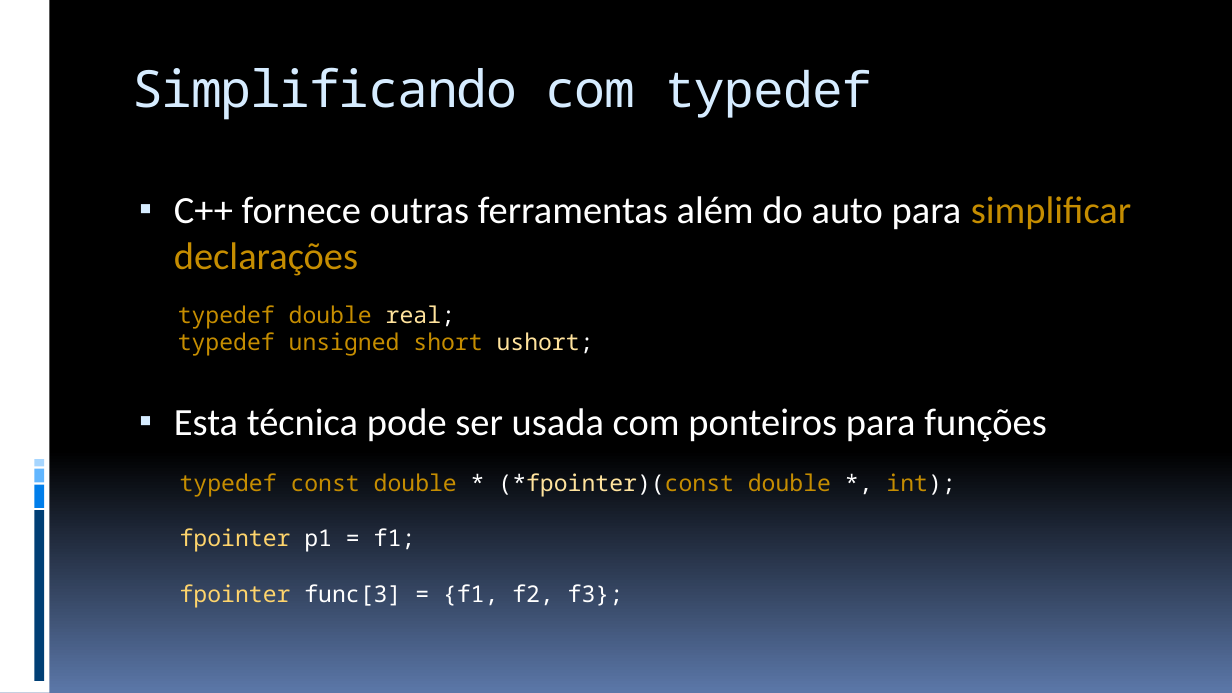
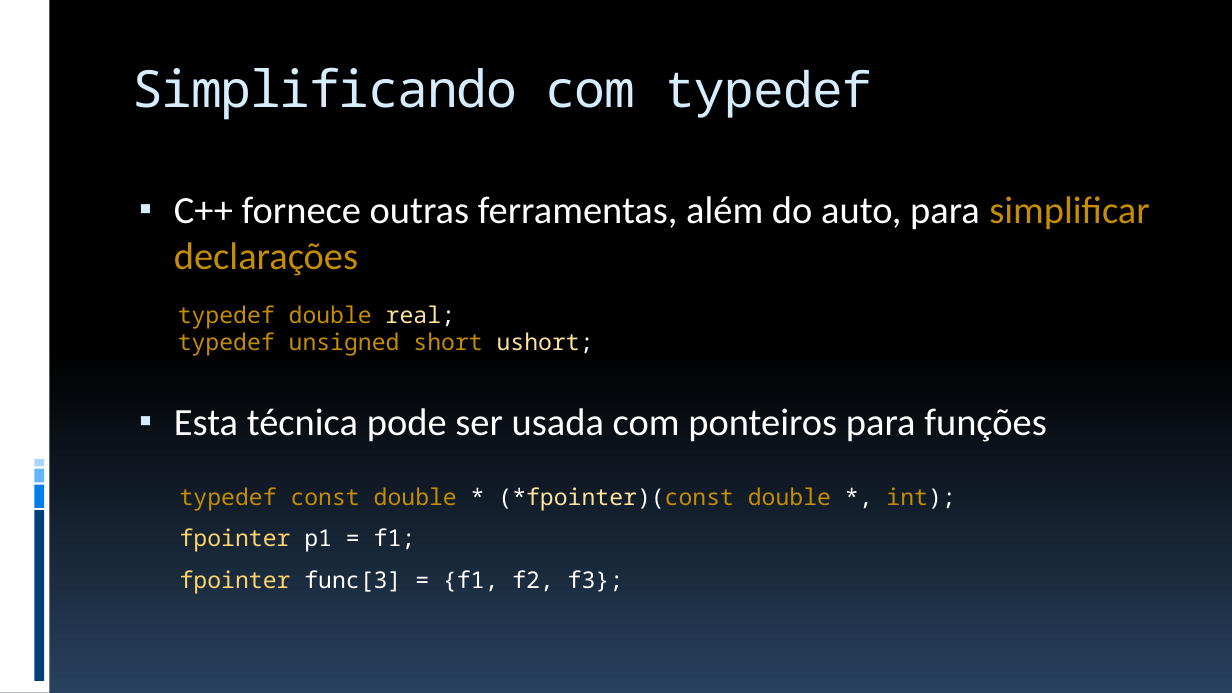
Before and after one commit to JudsonSS/ProgComp, a slide deck: slide 26 of Slides/27. Funções Inline e Ponteiros para Funções.pptx. Drawn at 1232x693 pixels with LibreOffice and Linux fonts; fonts in the diff are those of the drawing. Boxes give left, top, right and bottom in pixels: in the first picture for what was removed or moved away, otherwise in the second. Text is boxed around its words. In the diff, an @@ line names an element or a change of style, - is before the commit and + after.

```diff
--- a/Slides/27. Funções Inline e Ponteiros para Funções.pptx
+++ b/Slides/27. Funções Inline e Ponteiros para Funções.pptx
@@ background gradient #000000 to #5B77A8 to gradient #000000 to #28415E @@
@@ text at (174,196,1149,276): text changed @@
-▪ C++ fornece outras ferramentas além do auto para simplificar declarações
+▪ C++ fornece outras ferramentas, além do auto, para simplificar declarações
@@ text "typedef const double * (*fpointer)(const ..." at (180,487,955,594): line spacing 1 to 1.5 @@
```
Also in this commit, not shown: 26 other slides changed, 3 other files.
